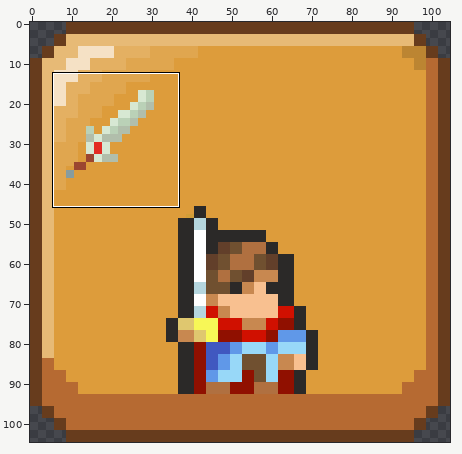
Sprite sheet -- Assets/Resources/image/516.png. The first picture is a wide view before the edit; the outline marks the close-up.
Close-up. Before the edit:
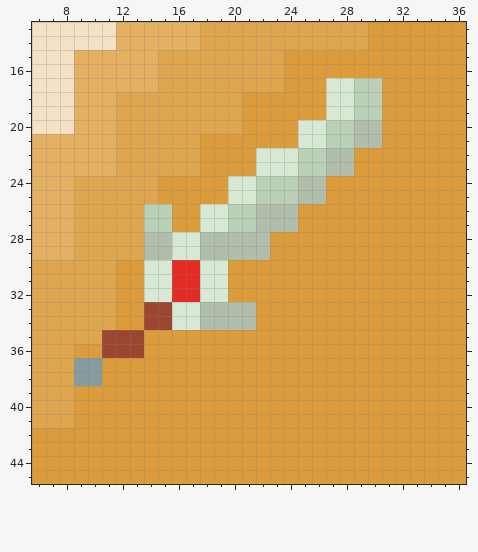
The file is 105x105 pixels. Colours within 5 levels of each other are drawn and written as one. Shown: x 6..36, y 13..45.
Now the later version:
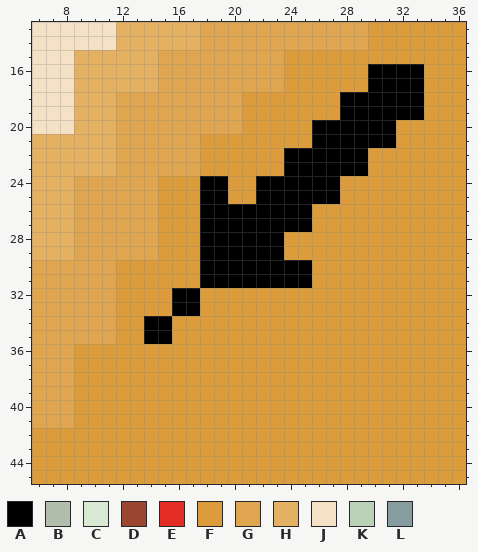
Palette (. is transparent): A #000000  B #b1beab  C #d7e8d3  D #9b4630  E #e32c23  F #dd9c3b  G #e0a64f  H #e4b062  J #f5e1c5  K #bad1b7  L #879c9f
What changed:
@@ x 6..36 @@
 15 JJJHHHHHHGGGGGGGGGFFFFFFFFFFFFF
-16 JJJHHHHHHGGGGGGGGGFFFFFFFFFFFFF
-17 JJJHHHHHHGGGGGGGGGFFFCCKKFFFFFF
-18 JJJHHHGGGGGGGGGFFFFFFCCKKFFFFFF
-19 JJJHHHGGGGGGGGGFFFFFFCCKKFFFFFF
-20 JJJHHHGGGGGGGGGFFFFCCKKBBFFFFFF
-21 HHHHHHGGGGGGFFFFFFFCCKKBBFFFFFF
-22 HHHHHHGGGGGGFFFFCCCKKBBFFFFFFFF
-23 HHHHHHGGGGGGFFFFCCCKKBBFFFFFFFF
-24 HHHGGGGGGFFFFFCCKKKBBFFFFFFFFFF
-25 HHHGGGGGGFFFFFCCKKKBBFFFFFFFFFF
-26 HHHGGGGGKKFFCCKKBBBFFFFFFFFFFFF
-27 HHHGGGGGKKFFCCKKBBBFFFFFFFFFFFF
-28 HHHGGGGGBBCCBBBBBFFFFFFFFFFFFFF
-29 HHHGGGGGBBCCBBBBBFFFFFFFFFFFFFF
-30 GGGGGGFFCCEECCFFFFFFFFFFFFFFFFF
-31 GGGGGGFFCCEECCFFFFFFFFFFFFFFFFF
-32 GGGGGGFFCCEECCFFFFFFFFFFFFFFFFF
-33 GGGGGGFFDDCCBBBBFFFFFFFFFFFFFFF
-34 GGGGGGFFDDCCBBBBFFFFFFFFFFFFFFF
-35 GGGGGDDDFFFFFFFFFFFFFFFFFFFFFFF
-36 GGGFFDDDFFFFFFFFFFFFFFFFFFFFFFF
-37 GGGLLFFFFFFFFFFFFFFFFFFFFFFFFFF
-38 GGGLLFFFFFFFFFFFFFFFFFFFFFFFFFF
+16 JJJHHHHHHGGGGGGGGGFFFFFFAAAAFFF
+17 JJJHHHHHHGGGGGGGGGFFFFFFAAAAFFF
+18 JJJHHHGGGGGGGGGFFFFFFFAAAAAAFFF
+19 JJJHHHGGGGGGGGGFFFFFFFAAAAAAFFF
+20 JJJHHHGGGGGGGGGFFFFFAAAAAAFFFFF
+21 HHHHHHGGGGGGFFFFFFFFAAAAAAFFFFF
+22 HHHHHHGGGGGGFFFFFFAAAAAAFFFFFFF
+23 HHHHHHGGGGGGFFFFFFAAAAAAFFFFFFF
+24 HHHGGGGGGFFFAAFFAAAAAAFFFFFFFFF
+25 HHHGGGGGGFFFAAFFAAAAAAFFFFFFFFF
+26 HHHGGGGGGFFFAAAAAAAAFFFFFFFFFFF
+27 HHHGGGGGGFFFAAAAAAAAFFFFFFFFFFF
+28 HHHGGGGGGFFFAAAAAAFFFFFFFFFFFFF
+29 HHHGGGGGGFFFAAAAAAFFFFFFFFFFFFF
+30 GGGGGGFFFFFFAAAAAAAAFFFFFFFFFFF
+31 GGGGGGFFFFFFAAAAAAAAFFFFFFFFFFF
+32 GGGGGGFFFFAAFFFFFFFFFFFFFFFFFFF
+33 GGGGGGFFFFAAFFFFFFFFFFFFFFFFFFF
+34 GGGGGGFFAAFFFFFFFFFFFFFFFFFFFFF
+35 GGGGGGFFAAFFFFFFFFFFFFFFFFFFFFF
+36 GGGFFFFFFFFFFFFFFFFFFFFFFFFFFFF
+37 GGGFFFFFFFFFFFFFFFFFFFFFFFFFFFF
+38 GGGFFFFFFFFFFFFFFFFFFFFFFFFFFFF
 39 GGGFFFFFFFFFFFFFFFFFFFFFFFFFFFF
